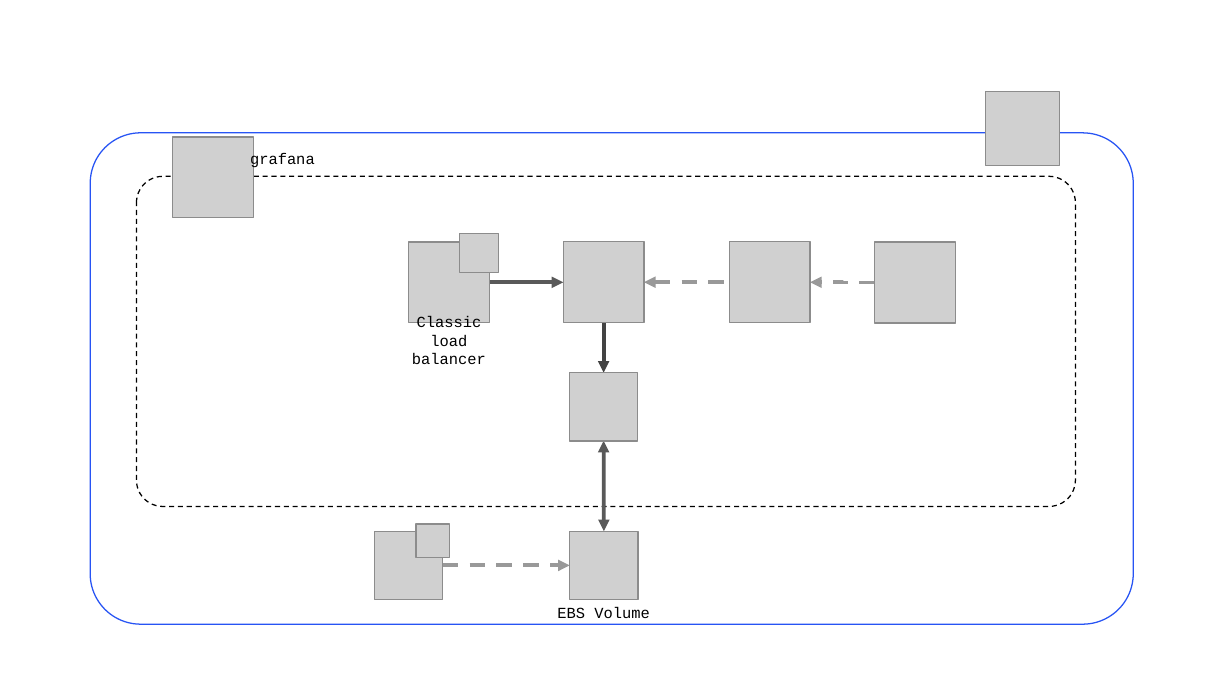
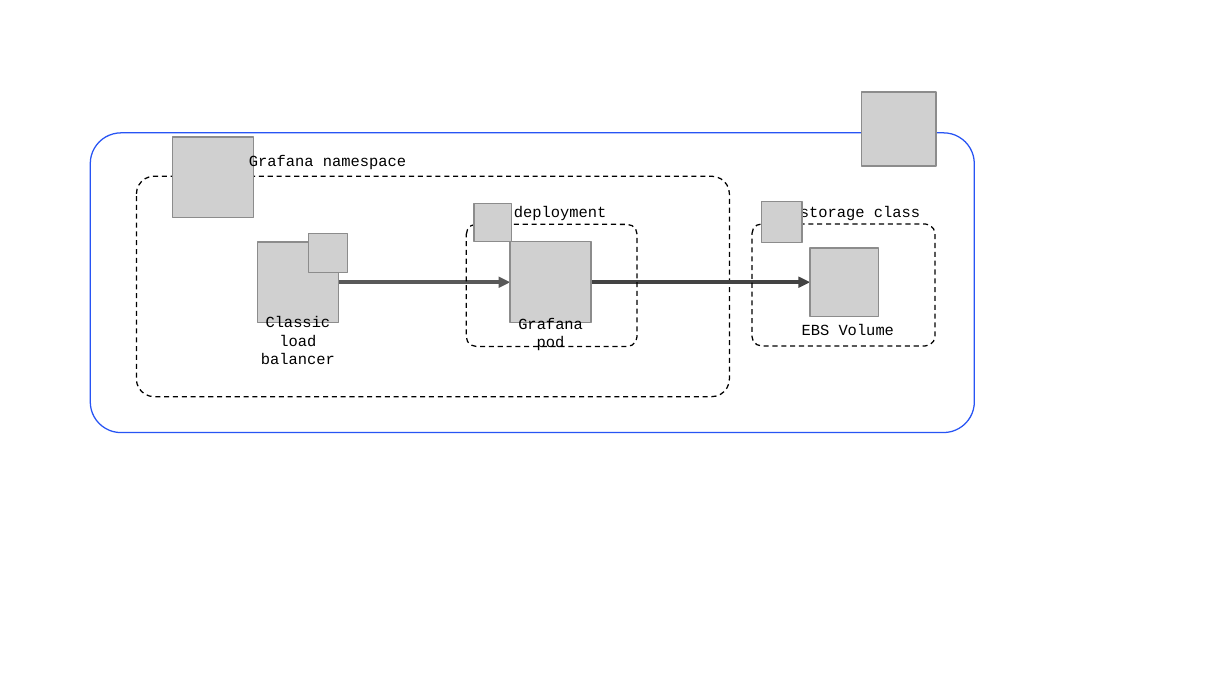
Before and after one commit to davmayd/quickstart-eks-grafana, a slide deck: slide 1 of docs/images/architecture_diagram.pptx. Drawn at 1232x693 pixels with LibreOffice and Linux fonts; fonts in the diff are those of the drawing; grey boxes stand for pictures. Boxes give left, top, right and bottom in pixels: in the first picture for what was removed or moved away, otherwise in the second. Text is boxed around its words. In the diff, an @@ line names an element or a change of style, - is before the commit and + after.

```diff
--- a/docs/images/architecture_diagram.pptx
+++ b/docs/images/architecture_diagram.pptx
@@ picture: place and size @@
-picture at box(986, 91, 1060, 165)
+picture at box(862, 92, 936, 166)
@@ rounded rectangle: place and size @@
-rounded rectangle at box(90, 133, 1133, 625)
+rounded rectangle at box(90, 133, 975, 432)
@@ rounded rectangle: place and size @@
-rounded rectangle at box(137, 176, 1076, 506)
+rounded rectangle at box(137, 176, 729, 397)
@@ text at box(249, 154, 406, 170): text changed @@
-grafana
+Grafana namespace
@@ picture: place and size @@
-picture at box(875, 243, 956, 324)
+picture at box(474, 203, 513, 241)
@@ text added at box(514, 205, 606, 221), 9 pt, text #000000 @@
+deployment
@@ picture: place and size @@
-picture at box(375, 531, 442, 599)
+picture at box(761, 202, 802, 243)
@@ text added at box(800, 205, 920, 221), 9 pt, text #000000 @@
+storage class
@@ 2 pictures, 1 text, 1 ellipse: place and size @@
-2 pictures, 1 text, 1 ellipse at box(409, 233, 499, 364)
+2 pictures, 1 text, 1 ellipse at box(257, 233, 347, 364)
@@ rounded rectangle added at box(467, 224, 638, 346), outline #000000 0.75 pt dashed @@
@@ rounded rectangle added at box(752, 224, 934, 346), outline #000000 0.75 pt dashed @@
@@ picture: place and size @@
-picture at box(563, 241, 644, 323)
+picture at box(510, 241, 591, 323)
@@ picture removed at box(729, 241, 811, 323) @@
@@ picture: place and size @@
-picture at box(569, 531, 637, 599)
+picture at box(809, 248, 877, 315)
@@ elbow arrow moved from (489, 282) - (563, 282) to (338, 282) - (510, 282) @@
@@ arrow moved from (604, 323) - (604, 372) to (591, 282) - (809, 282) @@
@@ elbow arrow removed from (729, 282) to (644, 282) @@
@@ elbow arrow removed from (875, 282) to (811, 282) @@
@@ text added at box(518, 318, 583, 351), 9 pt, text #000000 @@
+Grafana pod
@@ text "EBS Volume": place and size @@
-text "EBS Volume" at box(557, 607, 649, 618)
+text "EBS Volume" at box(802, 324, 894, 335)
@@ picture removed at box(569, 372, 637, 440) @@
@@ double arrow removed from (604, 441) to (604, 531) @@
@@ picture removed at box(416, 524, 450, 557) @@
@@ arrow removed from (442, 565) to (569, 565) @@
```
Also in this commit, not shown: 1 other file.
